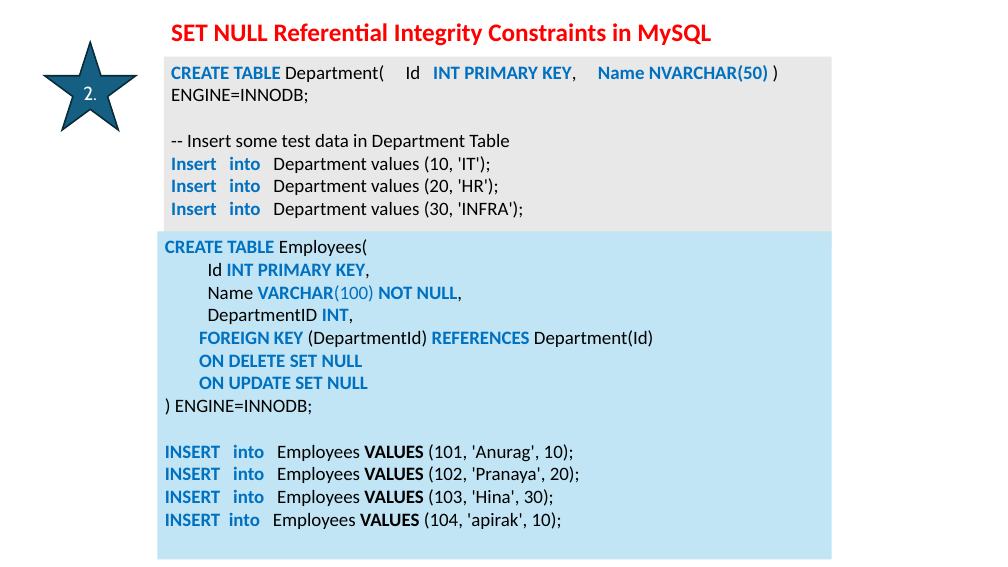
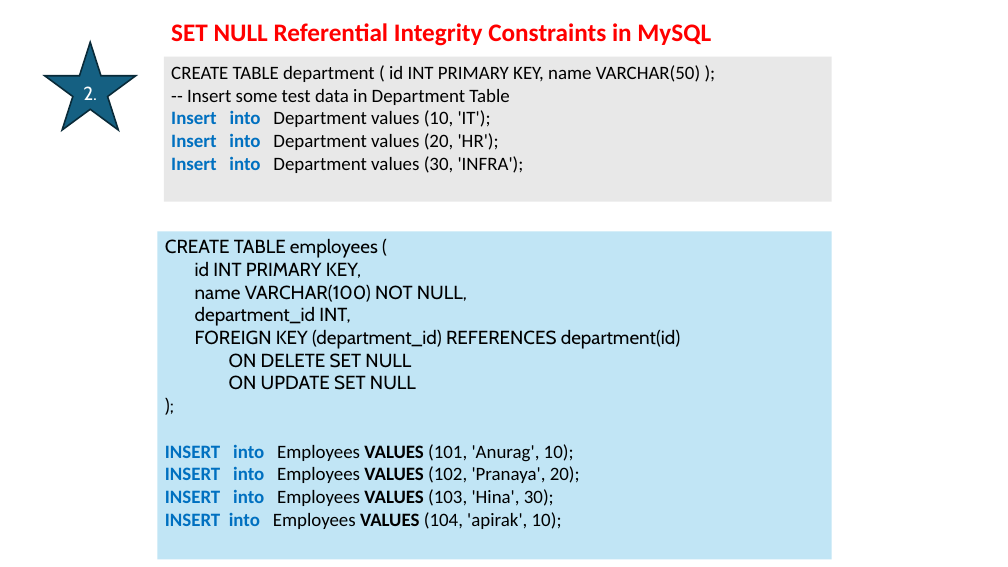
Before and after one commit to luckkrit/cos3103, a slide deck: slide 27 of public/pptx/db_constraint_codd_rule.pptx. Drawn at 1008x567 pixels with LibreOffice and Linux fonts; fonts in the diff are those of the drawing. Boxes give left, top, right and bottom in pixels: in the first picture for what was removed or moved away, otherwise in the second. Text is boxed around its words. In the diff, an @@ line names an element or a change of style, - is before the commit and + after.

```diff
--- a/public/pptx/db_constraint_codd_rule.pptx
+++ b/public/pptx/db_constraint_codd_rule.pptx
@@ rectangle "CREATE TABLE department ( id ...": place and size @@
-rectangle "CREATE TABLE department ( id ..." at bbox=[164, 57, 832, 247]
+rectangle "CREATE TABLE department ( id ..." at bbox=[164, 57, 832, 202]
@@ text in rectangle at bbox=[171, 65, 700, 105]: text changed @@
-CREATE TABLE Department( Id INT PRIMARY KEY, Name NVARCHAR(50) )
-ENGINE=INNODB;
--- Insert some test data in Department Table
+CREATE TABLE department ( id INT PRIMARY KEY, name VARCHAR(50) );
+-- Insert some test data in Department Table
@@ text in rectangle at bbox=[165, 238, 681, 349]: text changed; font Calibri to Cabin; text colour #0070C0 to #000000 @@
-CREATE TABLE Employees(
-Id INT PRIMARY KEY,
-Name VARCHAR(100) NOT NULL,
-DepartmentID INT,
-FOREIGN KEY (DepartmentId) REFERENCES Department(Id)
+CREATE TABLE employees (
+id INT PRIMARY KEY,
+name VARCHAR(100) NOT NULL,
+department_id INT,
+FOREIGN KEY (department_id) REFERENCES department(id)
@@ text in rectangle at bbox=[229, 353, 416, 390]: font Calibri to Cabin, text colour #0070C0 to #000000, bold off in "ON DELETE SET NULL", "ON UPDATE SET NULL" @@
@@ text in rectangle at bbox=[175, 399, 312, 414]: text changed; font Calibri to Cabin @@
-) ENGINE=INNODB;
+);
```
Also in this commit, not shown: 12 other slides changed, 13 slides added.
